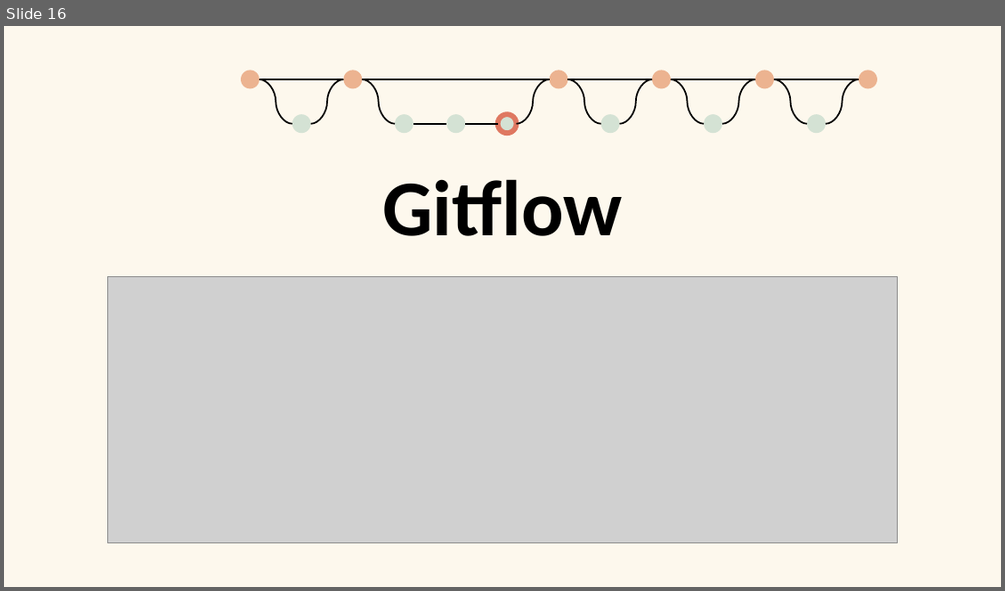
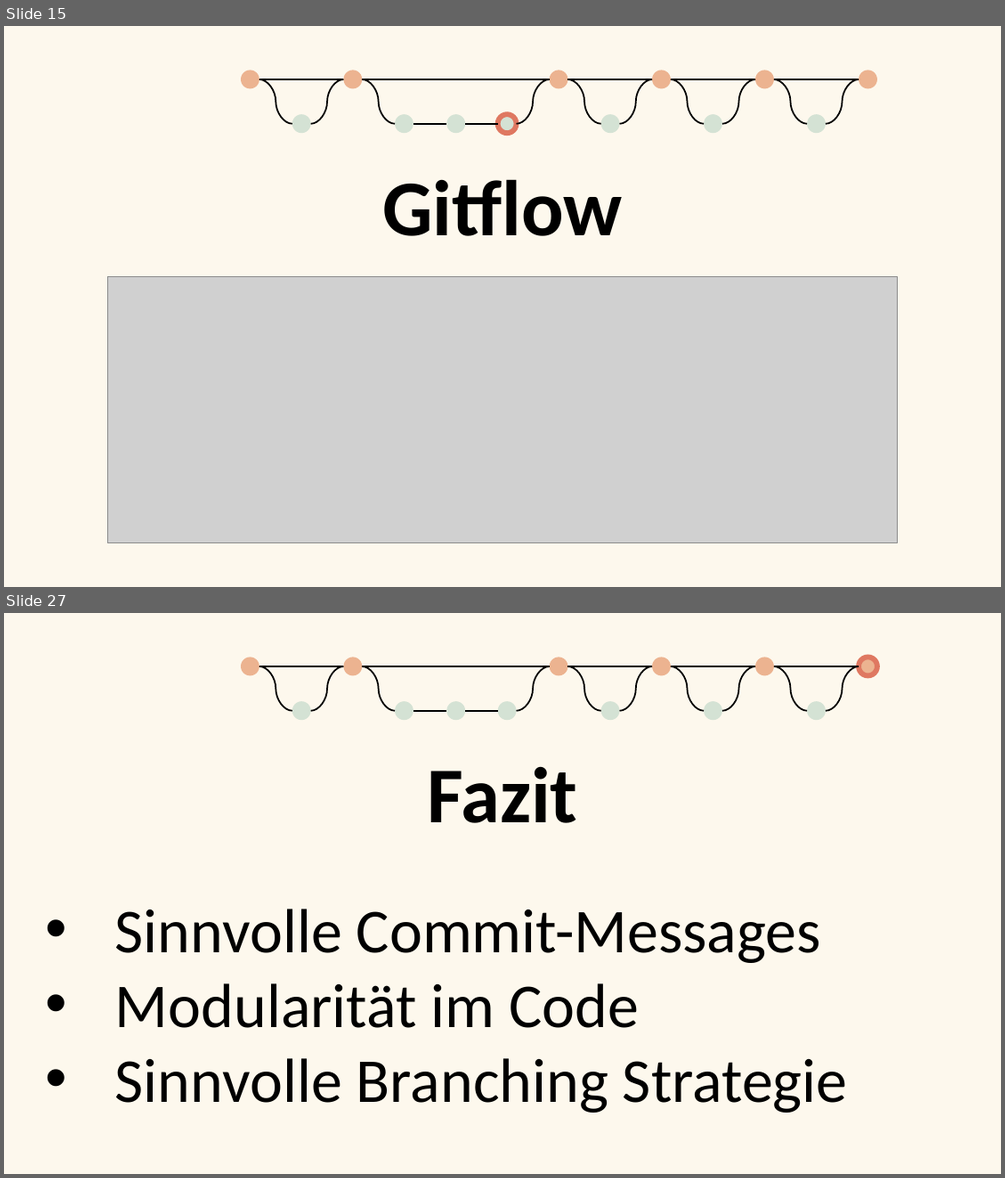
Before and after one commit to coloph0nius/SWEN, a slide deck: GITDesign.pptx. Shown one above the other, each under a label of ours: slide 16 before the commit, slides 15 and 27 after it; the slides between them are not shown. The pictures are 1005x591 and 1005x1178 pixels, drawn with LibreOffice and Linux fonts; fonts in the diff are those of the drawing; grey boxes stand for pictures; background and template pictures are left out. Boxes give left, top, right and bottom in pixels: in the first picture for what was removed or moved away, otherwise in the second. Text is boxed around its words. In the diff, an @@ line names an element or a change of style, - is before the commit and + after.

```diff
--- a/GITDesign.pptx
+++ b/GITDesign.pptx
@@ slide 27 added at (x1=4, y1=613, x2=1001, y2=1174), background #FDF8ED @@
@@ ellipse added at (x1=241, y1=657, x2=259, y2=676), fill #ECB390 @@
@@ ellipse added at (x1=343, y1=657, x2=362, y2=676), fill #ECB390 @@
@@ ellipse added at (x1=550, y1=657, x2=568, y2=676), fill #ECB390 @@
@@ ellipse added at (x1=652, y1=657, x2=671, y2=676), fill #ECB390 @@
@@ ellipse added at (x1=755, y1=657, x2=774, y2=676), fill #ECB390 @@
@@ ellipse added at (x1=858, y1=657, x2=877, y2=676), fill #ECB390, outline #DF7861 5 pt @@
@@ line added from (259, 666) to (343, 666), #000000 1.5 pt @@
@@ curved line added from (259, 666) to (291, 711), #000000 1.5 pt @@
@@ curved line added from (343, 666) to (310, 711), #000000 1.5 pt @@
@@ line added from (362, 666) to (550, 666), #000000 1.5 pt @@
@@ curved line added from (362, 666) to (395, 711), #000000 1.5 pt @@
@@ curved line added from (550, 666) to (517, 711), #000000 1.5 pt @@
@@ line added from (568, 666) to (652, 666), #000000 1.5 pt @@
@@ curved line added from (568, 666) to (600, 711), #000000 1.5 pt @@
@@ curved line added from (652, 666) to (619, 711), #000000 1.5 pt @@
@@ line added from (671, 666) to (755, 666), #000000 1.5 pt @@
@@ curved line added from (671, 666) to (704, 711), #000000 1.5 pt @@
@@ curved line added from (755, 666) to (722, 711), #000000 1.5 pt @@
@@ line added from (774, 666) to (858, 666), #000000 1.5 pt @@
@@ curved line added from (774, 666) to (807, 711), #000000 1.5 pt @@
@@ curved line added from (858, 666) to (825, 711), #000000 1.5 pt @@
@@ ellipse added at (x1=291, y1=701, x2=310, y2=720), fill #D4E2D4 @@
@@ ellipse added at (x1=395, y1=701, x2=413, y2=720), fill #D4E2D4 @@
@@ line added from (413, 711) to (446, 711), #000000 1.5 pt @@
@@ ellipse added at (x1=446, y1=701, x2=465, y2=720), fill #D4E2D4 @@
@@ line added from (465, 711) to (498, 711), #000000 1.5 pt @@
@@ ellipse added at (x1=498, y1=701, x2=517, y2=720), fill #D4E2D4 @@
@@ ellipse added at (x1=600, y1=701, x2=619, y2=720), fill #D4E2D4 @@
@@ ellipse added at (x1=704, y1=701, x2=722, y2=720), fill #D4E2D4 @@
@@ ellipse added at (x1=807, y1=701, x2=825, y2=720), fill #D4E2D4 @@
@@ text added at (x1=427, y1=766, x2=578, y2=823), 76 pt, text #000000, bold @@
+Fazit
@@ text added at (x1=115, y1=908, x2=848, y2=1112), 60 pt, text #000000 @@
+• Sinnvolle Commit-Messages
+• Modularität im Code
+• Sinnvolle Branching Strategie
@@ what was slide 16 is now slide 15 @@
```
Also in this commit, not shown: 2 slides changed, 12 other slides added, 7 slides removed, 1 other file.
